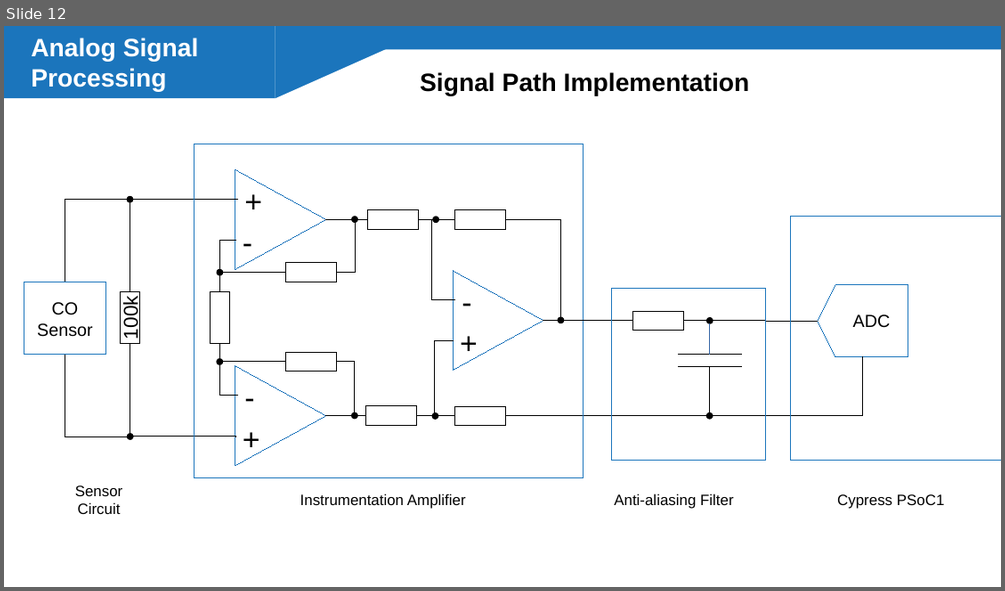
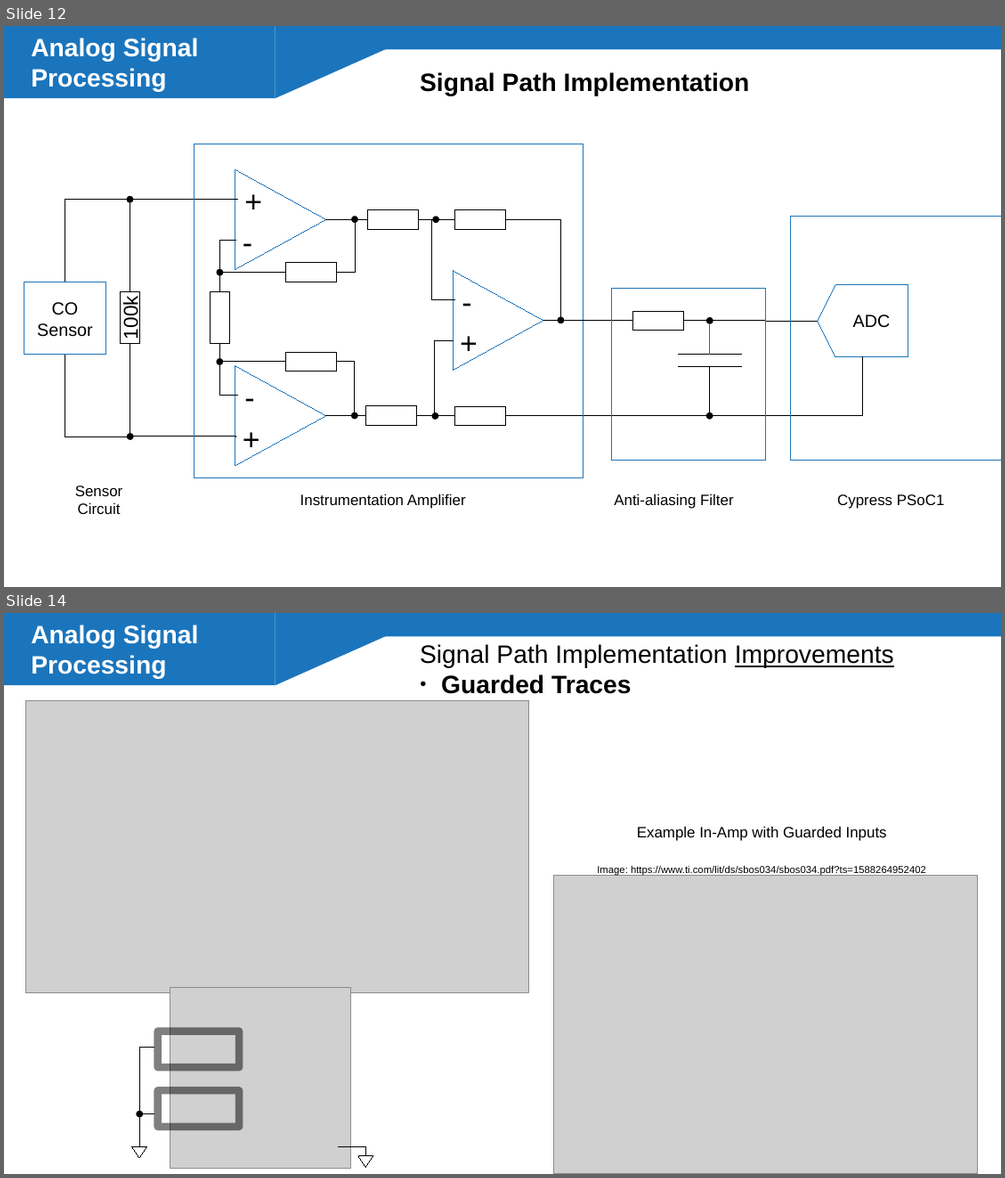
Before and after one commit to g-i-wilson/SEL-presentation, a slide deck: pres.odp. Shown one above the other, each under a label of ours: slide 12 before the commit, slides 12 and 14 after it; the slides between them are not shown. The pictures are 1005x591 and 1005x1178 pixels, drawn with LibreOffice and Linux fonts; fonts in the diff are those of the drawing; grey boxes stand for pictures. Boxes give left, top, right and bottom in pixels: in the first picture for what was removed or moved away, otherwise in the second. Text is boxed around its words. In the diff, an @@ line names an element or a change of style, - is before the commit and + after.

```diff
--- a/pres.odp
+++ b/pres.odp
@@ slide 14 added at (4,613,1001,1174), background #FFFFFF; not listed: 3 template elements that a slide beside it also shows @@
@@ text added at (31,625,199,679), 20 pt, text #FFFFFF, bold @@
+Analog Signal Processing
@@ text added at (420,644,894,694), 20 pt, text #000000 @@
+Signal Path Implementation Improvements
+● Guarded Traces
@@ picture added at (25,701,528,993) @@
@@ text added at (637,826,887,841), 12 pt, text #000000 @@
+Example In-Amp with Guarded Inputs
@@ picture added at (553,876,978,1174) @@
@@ text added at (597,866,926,876), 8 pt, text #000000 @@
+Image: https://www.ti.com/lit/ds/sbos034/sbos034.pdf?ts=1588264952402
@@ picture added at (170,988,351,1168) @@
@@ freeform shape added at (158,1031,239,1067), outline #000000 6.01 pt @@
@@ freeform shape added at (139,1047,154,1147), outline #000000 0 pt @@
@@ freeform shape added at (158,1091,239,1127), outline #000000 6.01 pt @@
@@ ellipse added at (136,1111,144,1118), fill #000000 @@
@@ line added from (154, 1114) to (139, 1114), #000000 0 pt @@
@@ triangle added at (131,1147,146,1158), outline #000000 0 pt @@
@@ freeform shape added at (339,1147,366,1156), outline #000000 0 pt @@
@@ triangle added at (358,1156,373,1167), outline #000000 0 pt @@
```
Also in this commit, not shown: 1 slide changed, 3 other slides added, 3 other files.
